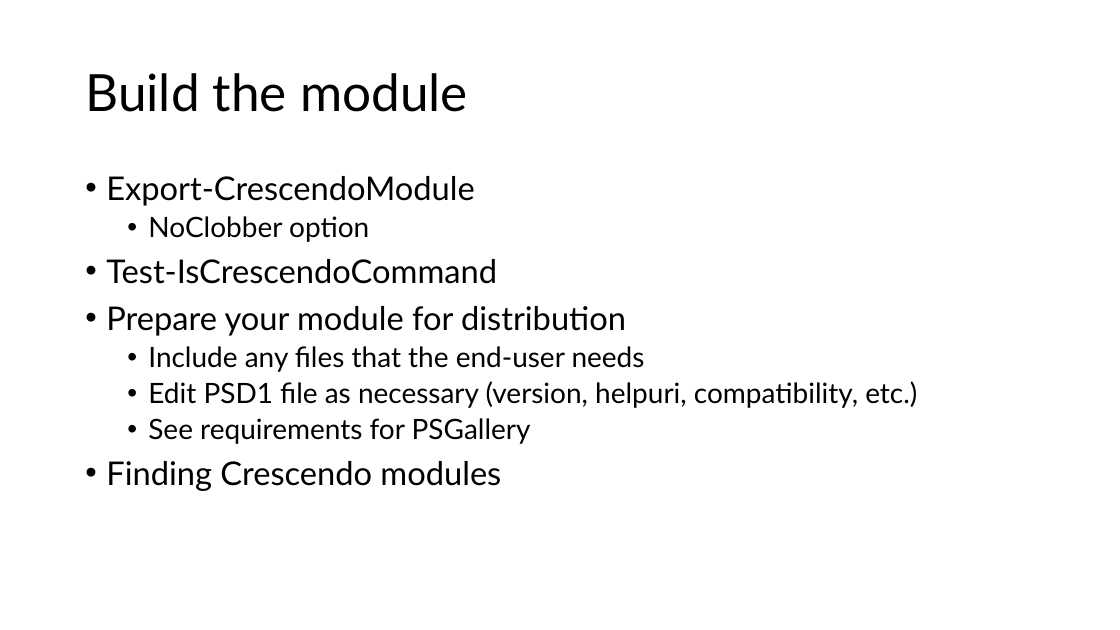
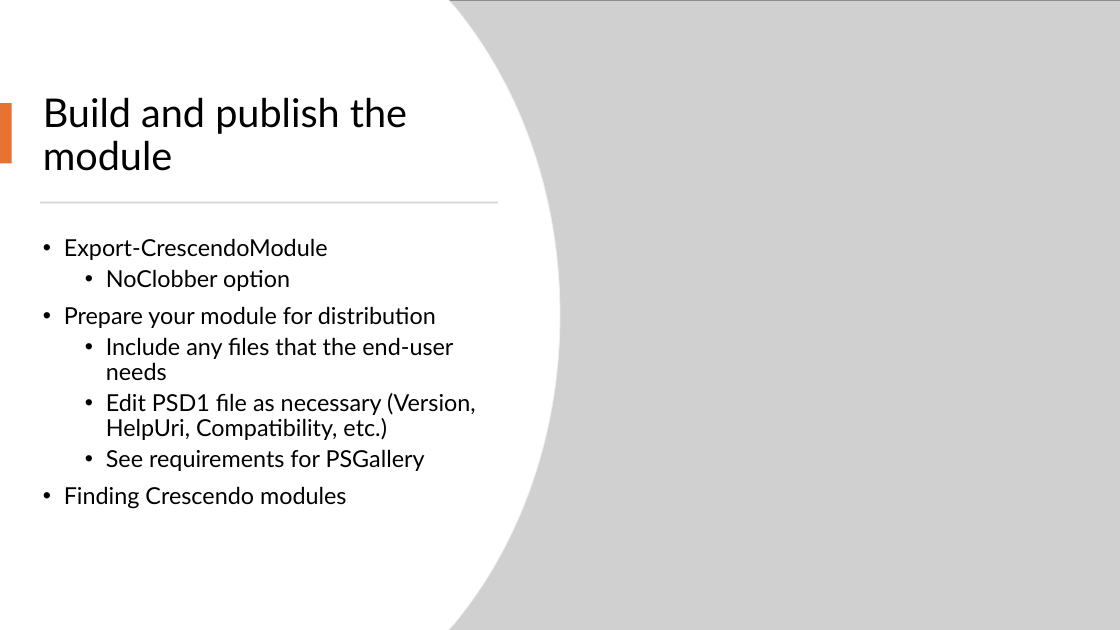
Before and after one commit to sdwheeler/seanonit, a slide deck: slide 8 of pptfiles/CrescendoV2.pptx (slide 7 before the commit). Drawn at 1120x630 pixels with LibreOffice and Linux fonts; fonts in the diff are those of the drawing; grey boxes stand for pictures. Boxes give left, top, right and bottom in pixels: in the first picture for what was removed or moved away, otherwise in the second. Text is boxed around its words. In the diff, an @@ line names an element or a change of style, - is before the commit and + after.

Commit message:
Update Crescendo presentation

```diff
--- a/pptfiles/CrescendoV2.pptx
+++ b/pptfiles/CrescendoV2.pptx
@@ freeform shape added at [0, 0, 560, 630], fill #FFFFFF, outline #EFEFEF 0.75 pt @@
@@ freeform shape added at [0, 0, 560, 630], fill #FFFFFF @@
@@ picture added at [449, 0, 1120, 630] @@
@@ rectangle added at [0, 103, 12, 164], fill #E97132 @@
@@ title at [43, 97, 407, 171]: text changed; size 44 to 34 pt @@
-Build the module
+Build and publish the module
@@ rectangle added at [40, 202, 498, 203], fill #D5D5D5 @@
@@ text "Export-CrescendoModule": place and size @@
-text "Export-CrescendoModule" at [106, 176, 917, 491]
+text "Export-CrescendoModule" at [64, 238, 476, 509]
@@ text at [64, 238, 453, 509]: size 28 to 20 pt in "Export-CrescendoModule", "Prepare your module for distribution", "Finding Crescendo modules"; size 24 to 20 pt in "NoClobber option", "Include any files that the end-user needs", "See requirements for PSGallery" @@
@@ text at [106, 259, 497, 284]: paragraph removed @@
-• Test-IsCrescendoCommand
@@ text at [106, 393, 476, 440]: text changed; size 24 to 20 pt @@
-  • Edit PSD1 file as necessary (version, helpuri, compatibility, etc.)
+  • Edit PSD1 file as necessary (Version, HelpUri, Compatibility, etc.)
```
Also in this commit, not shown: 5 other slides changed, 2 slides added, 1 slide removed, 43 other files.
